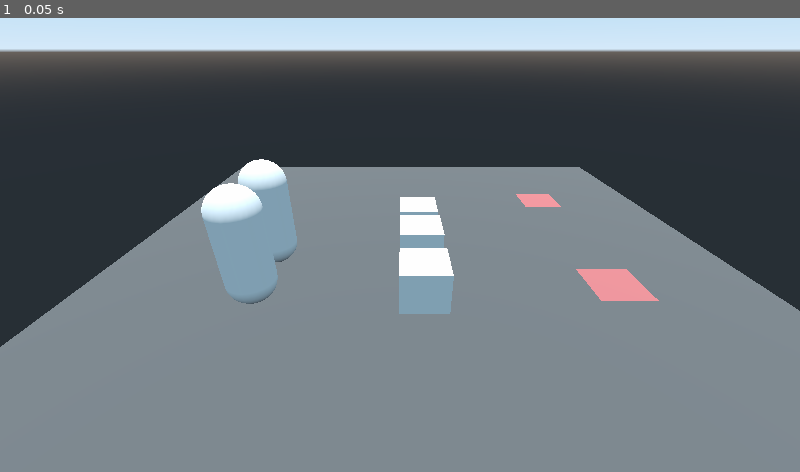
Above: before the commit, frame 1.
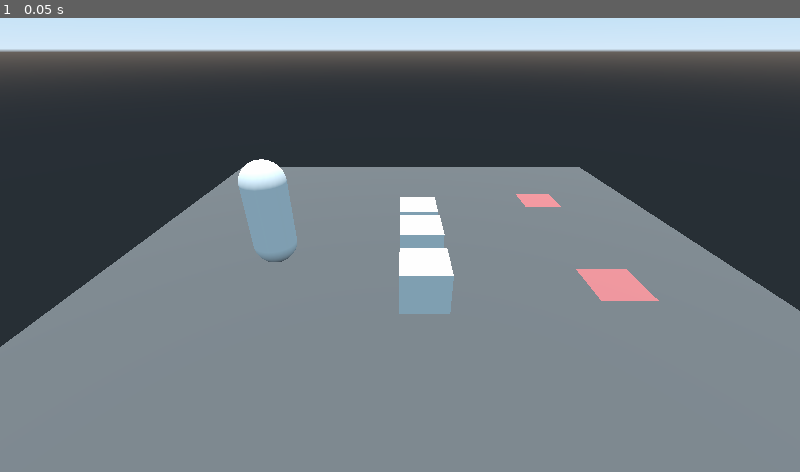
Above: after the commit, the same moment.

Repository: rubenMiller/rwu-spieleentwicklung-project
Game: Godot game, scene res://levels/pathfinding.tscn
Same seed, same stepped clock (60 frames per second), same inputs: the game is played once before the commit and once after it. The project has no main scene, so this scene is started directly.
Inputs:
- Up to frame 1 (0.05 s): no input

The runs differ from the first frame. In frame 1, 1.5% of the frame differs, in the area x 25-35%, y 36-63%.

Commit message:
Made Tile to own Scene.

Diff:
--- /dev/null
+++ b/godot-files/Tiles/Tile.tscn
@@ -0,0 +1,21 @@
+[gd_scene load_steps=4 format=2]
+
+[sub_resource type="ConcavePolygonShape" id=8]
+
+[sub_resource type="PlaneMesh" id=9]
+
+[sub_resource type="SpatialMaterial" id=10]
+albedo_color = Color( 0.807843, 0.462745, 0.462745, 1 )
+
+[node name="Tile" type="KinematicBody"]
+transform = Transform( 1, 0, 0, 0, 1, 0, 0, 0, 1, 7, 2, 4 )
+
+[node name="StaticBody" type="StaticBody" parent="."]
+
+[node name="CollisionShape" type="CollisionShape" parent="StaticBody"]
+transform = Transform( 0.25, 0, 0, 0, 0.25, 0, 0, 0, 0.25, 0, 0, 0 )
+shape = SubResource( 8 )
+
+[node name="MeshInstance" type="MeshInstance" parent="."]
+mesh = SubResource( 9 )
+material/0 = SubResource( 10 )
--- a/godot-files/levels/pathfinding.tscn
+++ b/godot-files/levels/pathfinding.tscn
@@ -1,6 +1,7 @@
-[gd_scene load_steps=14 format=2]
+[gd_scene load_steps=9 format=2]
 
 [ext_resource path="res://Entities/Troop.tscn" type="PackedScene" id=1]
+[ext_resource path="res://Tiles/Tile.tscn" type="PackedScene" id=2]
 
 [sub_resource type="NavigationMesh" id=1]
 vertices = PoolVector3Array( 0, 2.5, 14, 0, 2.5, 6, -2, 2.5, 5, -7, 2.5, 14, -7, 2.5, -14, -14, 2.5, -14, -14, 2.5, -7, …(467 unchanged characters)…
@@ -23,20 +24,6 @@
 
 [sub_resource type="ConcavePolygonShape" id=6]
 data = PoolVector3Array( -1, 1, 1, 1, 1, 1, -1, -1, 1, 1, 1, 1, 1, -1, 1, -1, -1, 1, 1, 1, -1, -1, 1, -1, 1, -1, -1, -1 …(284 unchanged characters)…
-
-[sub_resource type="ConcavePolygonShape" id=8]
-
-[sub_resource type="PlaneMesh" id=9]
-
-[sub_resource type="SpatialMaterial" id=10]
-albedo_color = Color( 0.807843, 0.462745, 0.462745, 1 )
-
-[sub_resource type="PlaneShape" id=7]
-
-[sub_resource type="PlaneMesh" id=11]
-
-[sub_resource type="SpatialMaterial" id=12]
-albedo_color = Color( 0.807843, 0.462745, 0.462745, 1 )
 
 [node name="pathfinding" type="Spatial"]
 
@@ -92,31 +79,7 @@
 [node name="Troop" parent="Navigation" instance=ExtResource( 1 )]
 transform = Transform( 1, 0, 0, 0, 1, 0, 0, 0, 1, -7, 3, 0 )
 
-[node name="Troop2" parent="Navigation" instance=ExtResource( 1 )]
-transform = Transform( 1, 0, 0, 0, 1, 0, 0, 0, 1, -7, 3, 3 )
+[node name="Tile1" parent="Navigation" instance=ExtResource( 2 )]
 
-[node name="Tile1" type="KinematicBody" parent="Navigation"]
-transform = Transform( 1, 0, 0, 0, 1, 0, 0, 0, 1, 7, 2, 4 )
-
-[node name="StaticBody" type="StaticBody" parent="Navigation/Tile1"]
-
-[node name="CollisionShape" type="CollisionShape" parent="Navigation/Tile1/StaticBody"]
-transform = Transform( 0.25, 0, 0, 0, 0.25, 0, 0, 0, 0.25, 0, 0, 0 )
-shape = SubResource( 8 )
-
-[node name="MeshInstance" type="MeshInstance" parent="Navigation/Tile1"]
-mesh = SubResource( 9 )
-material/0 = SubResource( 10 )
-
-[node name="Tile2" type="KinematicBody" parent="Navigation"]
+[node name="Tile2" parent="Navigation" instance=ExtResource( 2 )]
 transform = Transform( 1, 0, 0, 0, 1, 0, 0, 0, 1, 7, 2, -4 )
-
-[node name="StaticBody" type="StaticBody" parent="Navigation/Tile2"]
-
-[node name="CollisionShape" type="CollisionShape" parent="Navigation/Tile2/StaticBody"]
-transform = Transform( 0.25, 0, 0, 0, 0.25, 0, 0, 0, 0.25, 7, 2, -4 )
-shape = SubResource( 7 )
-
-[node name="MeshInstance" type="MeshInstance" parent="Navigation/Tile2"]
-mesh = SubResource( 11 )
-material/0 = SubResource( 12 )
